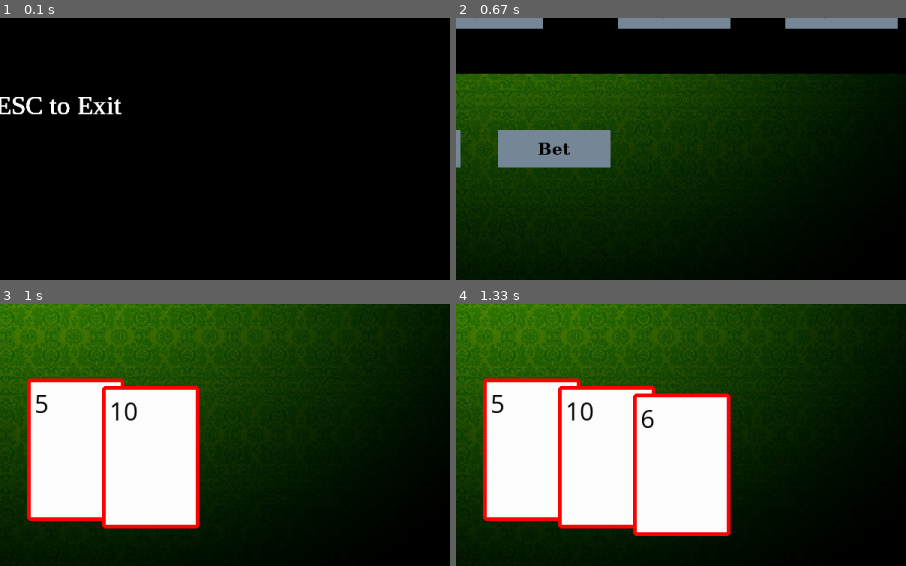
Above: before the commit, frames 1-4 (two rows, left to right).
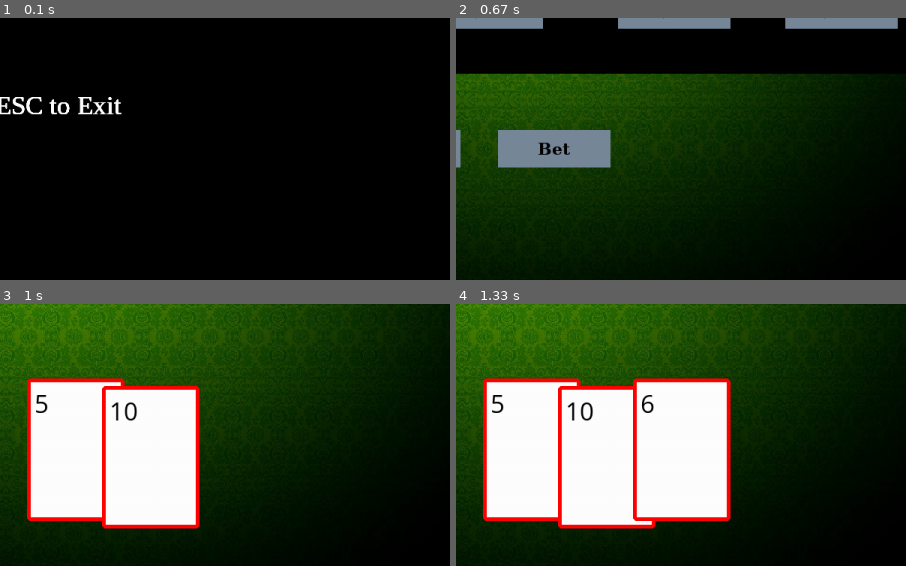
Above: after the commit, the same moments.

Repository: deograciasong/5001-Project
Game: pygame game, started from test_xinui.py
The game is run twice, just before and just after one commit, with the same random seed, the same clock (stepped at 60 frames per second) and the same inputs.
Inputs (mouse positions are % of the whole screen's width and height, from its top left):
- Up to frame 1 (0.1 s): no input
- Up to frame 2 (0.67 s): tap Space at 0.33 s
- Up to frame 3 (1 s): click (60, 72) at 0.72 s
- Up to frame 4 (1.33 s): click "Hit" at 1.05 s
The pictures show only the part of the screen within x 47-97%, y 50-100%; the shares and areas given below are measured in that part.

Frames 1-3 are identical in both runs. In frame 4, 3.3% of the frame differs, in the area x 39-62%, y 28-89%.

Commit message:
update displaying card up and down

Diff:
--- a/test_xinui.py
+++ b/test_xinui.py
@@ -220,26 +220,37 @@
     player_cards = player.cards
     for i, card in enumerate(player_cards):
         card_text = textfont.render(str(card), True, black)
-        card_rect = pygame.Rect(600 + i * 100, 450 + i * 10, 130, 190)
-        pygame.draw.rect(gameDisplay, white, card_rect, 0, 5)  # Draw a rectangle
+        # even number index cards are drawn in a straight line
+        if i % 2 == 0:
+            card_rect = pygame.Rect(600 + i * 100, 450, 130, 190)
+        # odd number index cards are drawn in a the position  lower than the even number index cards
+        else:
+            card_rect = pygame.Rect(600 + i * 100, 460, 130, 190)
+        # Draw a rectangle
+        pygame.draw.rect(gameDisplay, white, card_rect, 0, 5)
         gameDisplay.blit(card_text, (card_rect.x + 10, card_rect.y + 10))
-        pygame.draw.rect(
-            gameDisplay, red, card_rect, 5, 5
-        )  # Draw a rectangle with a border
+        # Draw a rectangle with a border
+        pygame.draw.rect(gameDisplay, red, card_rect, 5, 5)
 
     # Display dealer's hand
     dealer_cards = dealer.cards
     for i, card in enumerate(dealer_cards):
         card_text = textfont.render(str(card), True, black)
-        card_rect = pygame.Rect(600 + i * 100, 150 + i * 10, 130, 190)
-        pygame.draw.rect(gameDisplay, white, card_rect, 0, 5)  # Draw a rectangle
+        # even number index cards are drawn in a straight line
+        if i % 2 == 0:
+            card_rect = pygame.Rect(600 + i * 100, 150, 130, 190)
+        # odd number index cards are drawn in a the position  lower than the even number index cards
+        else:
+            card_rect = pygame.Rect(600 + i * 100, 160, 130, 190)
+        # Draw a rectangle
+        pygame.draw.rect(gameDisplay, white, card_rect, 0, 5)
+        # Hide the second card if reveal is False
         if i == 0 and not reveal:
-            card_text = textfont.render("??", True, black)  # Hide the second card
+            card_text = textfont.render("??", True, black)
         gameDisplay.blit(card_text, (card_rect.x + 10, card_rect.y + 10))
-        pygame.draw.rect(
-            gameDisplay, red, card_rect, 5, 5
-        )  # Draw a rectangle with a border
-    # Display cards using Pygame GUI
+        # Draw a rectangle with a border
+        pygame.draw.rect(gameDisplay, red, card_rect, 5, 5)
+
     player_hand_text = textfont.render("Player's Hand: ", True, black)
     dealer_hand_text = textfont.render("Dealer's Hand: ", True, black)
 
